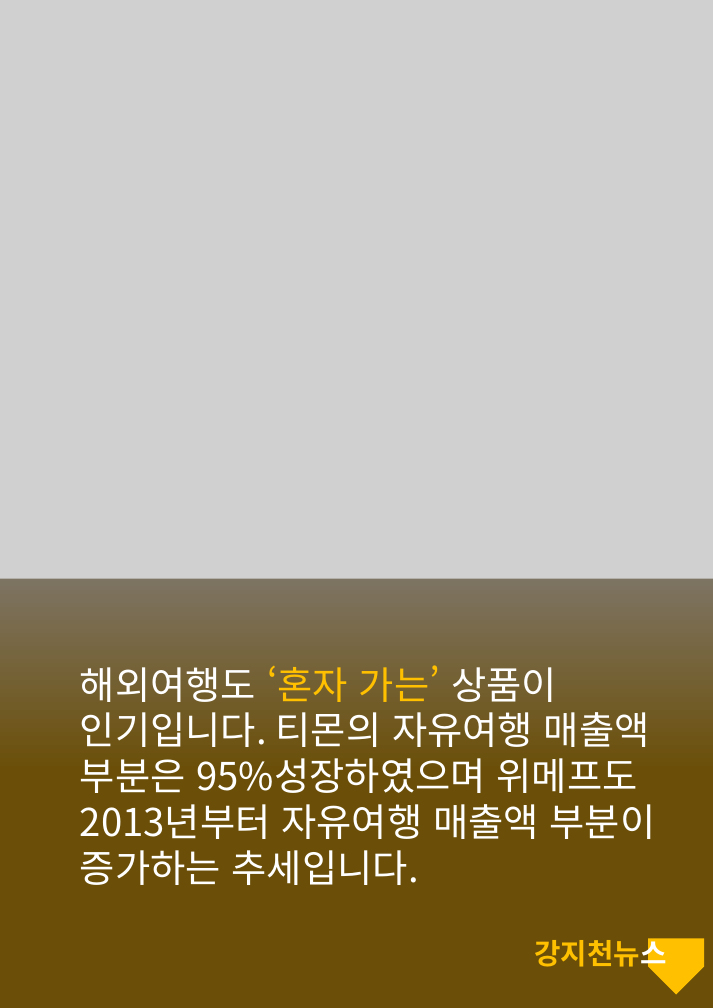
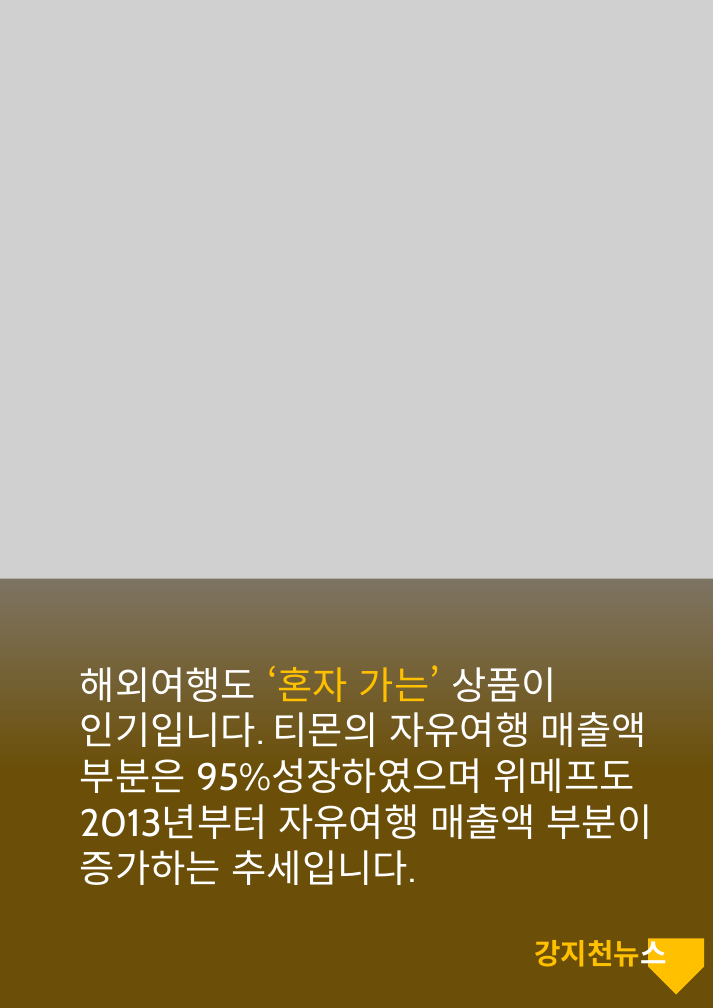
Before and after one commit to Jicheon/201421375, a slide deck: slide 7 of 201421375강지천.pptx. Drawn at 713x1008 pixels with LibreOffice and Linux fonts; fonts in the diff are those of the drawing; grey boxes stand for pictures. Boxes give left, top, right and bottom in pixels: in the first picture for what was removed or moved away, otherwise in the second. Text is boxed around its words. In the diff, an @@ line names an element or a change of style, - is before the commit and + after.

```diff
--- a/201421375강지천.pptx
+++ b/201421375강지천.pptx
@@ text "해외여행도 ‘혼자 가는’ 상품이 인기입니다. ..." at bbox=[80, 665, 653, 885]: font Noto Sans CJK KR to Cabin @@
```
Also in this commit, not shown: 8 other slides changed.
